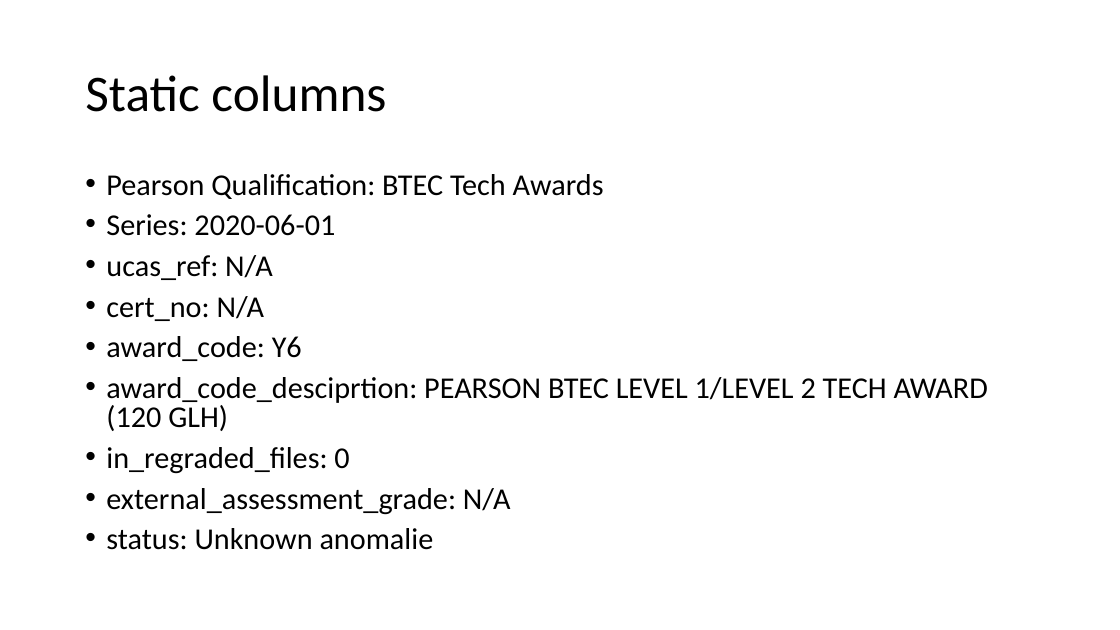
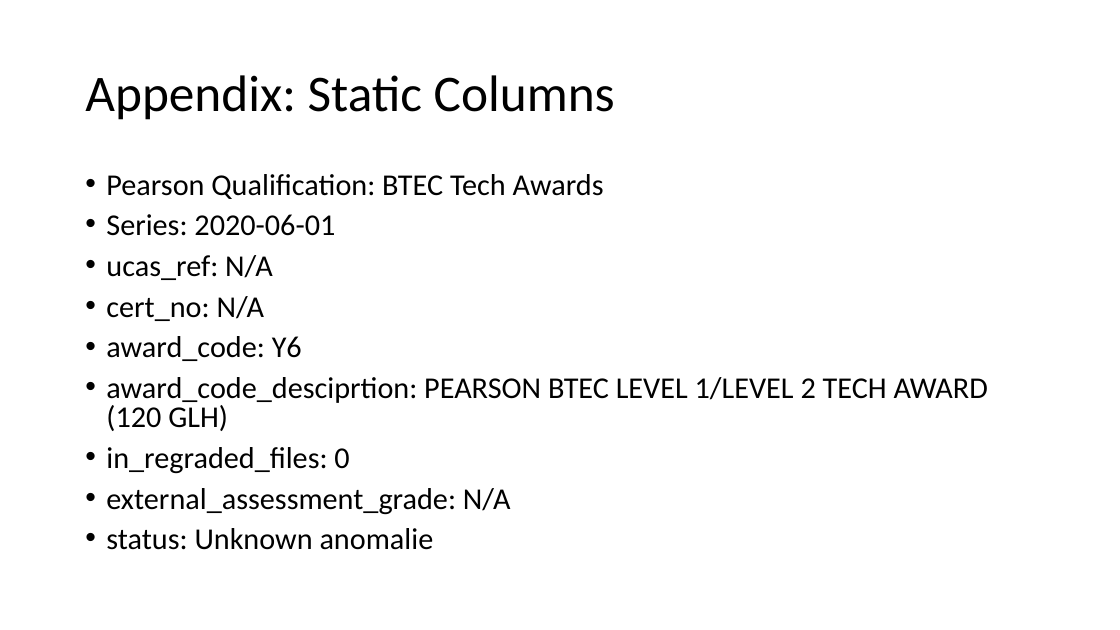
Before and after one commit to kanghinlee/interview_prep, a slide deck: slide 12 of pearson_edu_presentation/Pearson_edu_presentation.pptx (slide 9 before the commit). Drawn at 1120x630 pixels with LibreOffice and Linux fonts; fonts in the diff are those of the drawing. Boxes give left, top, right and bottom in pixels: in the first picture for what was removed or moved away, otherwise in the second. Text is boxed around its words. In the diff, an @@ line names an element or a change of style, - is before the commit and + after.

```diff
--- a/pearson_edu_presentation/Pearson_edu_presentation.pptx
+++ b/pearson_edu_presentation/Pearson_edu_presentation.pptx
@@ title at [85, 75, 615, 120]: text changed @@
-Static columns
+Appendix: Static Columns
```
Also in this commit, not shown: 7 other slides changed, 4 slides added, 1 slide removed, 5 other files.
